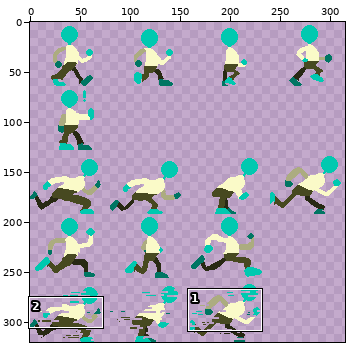
Sprite sheet: resources/assets/Man.png. Above, an overview of the earlier version with the close-up marked.
Close-up. As it was:
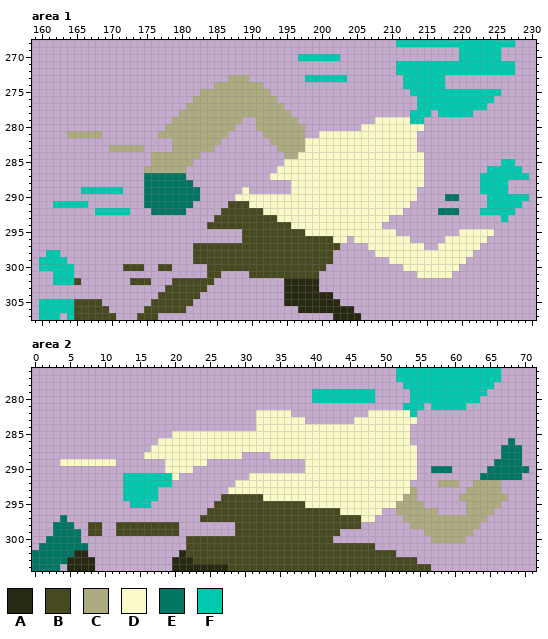
The file is 320x320 pixels. Shown: area 1: x 159..230, y 268..307; area 2: x 0..71, y 276..304. The wide view leaves out empty margins. The commit also changed other parts of the picture, which this record leaves out.
Palette (. is transparent): A #282913  B #474920  C #acac80  D #fafac8  E #007663  F #00c9b0
And afterwards:
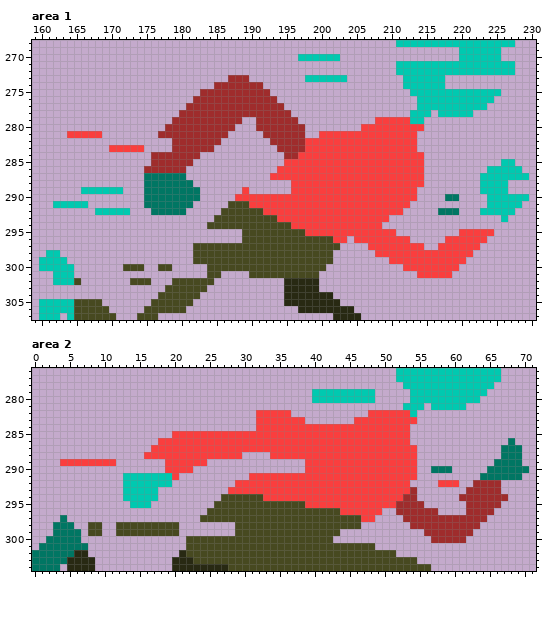
From old to new:
Colour C changes from #acac80 to #9f2c2c.
Colour D changes from #fafac8 to #fa3e3e.
Area 1:
Colour C becomes colour D in row 281 at x 164 to 168; in row 283 at x 170 to 174.
Area 2:
Colour C becomes colour D in row 292 at x 58 to 60.
Where, in picture pixels (left, top, right, bottom), the same in both close-ups:
changed: (67, 75, 494, 278)
changed: (144, 410, 508, 543)
changed: (60, 459, 116, 466)
